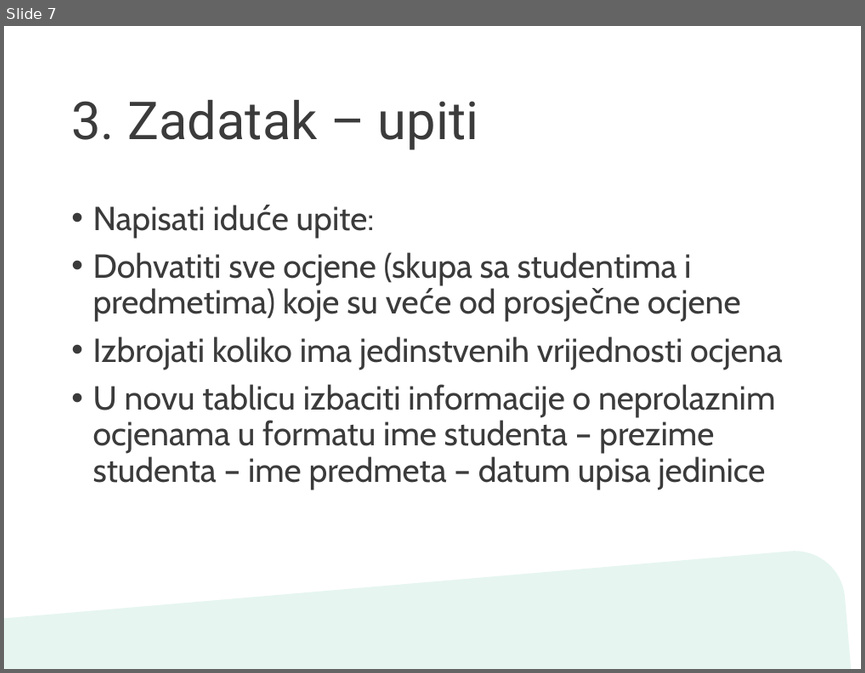
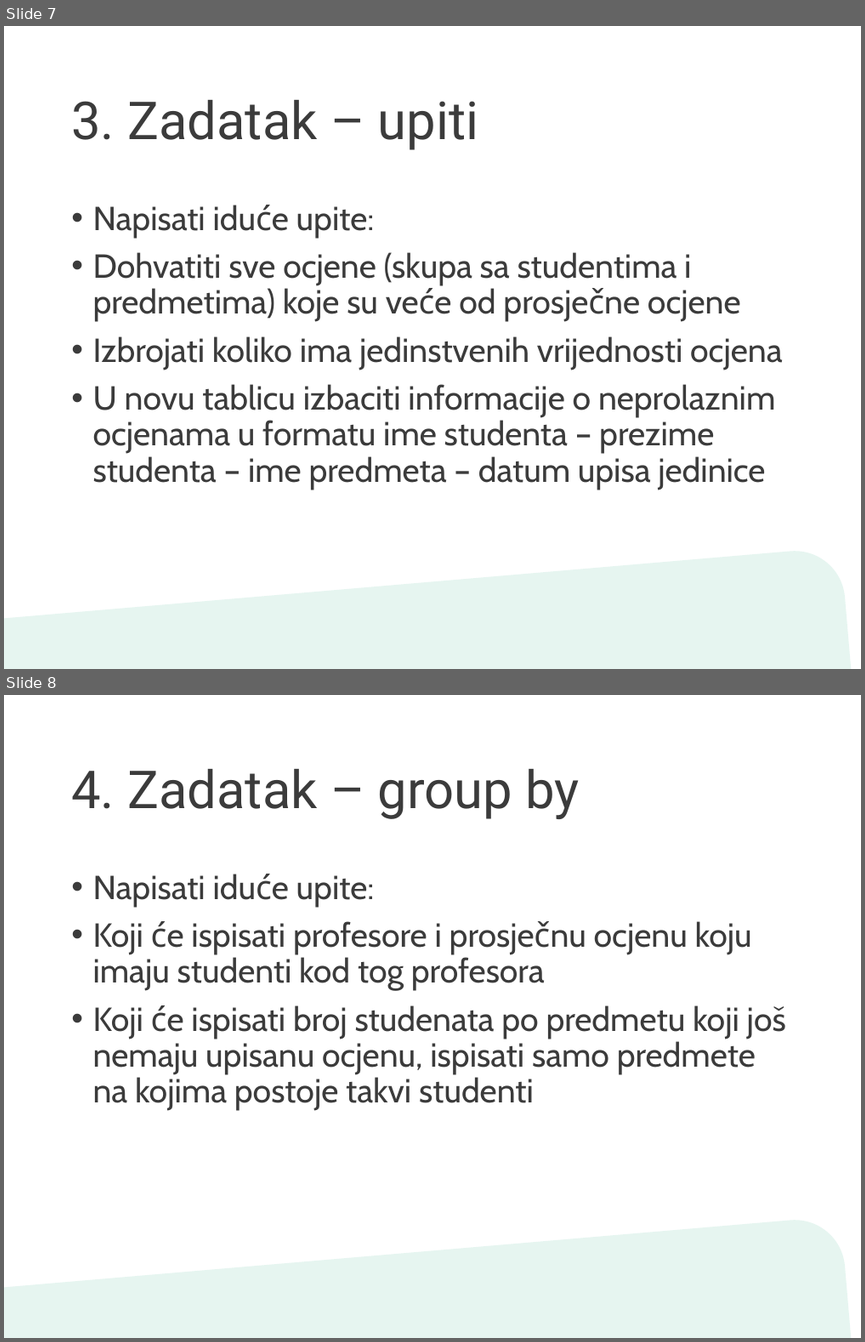
Before and after one commit to kcondic/DUMPInternship2020Sql2, a slide deck: Napredni SQL upiti.pptx. Shown one above the other, each under a label of ours: slide 7 before the commit, slides 7 and 8 after it. The pictures are 865x673 and 865x1342 pixels, drawn with LibreOffice and Linux fonts; fonts in the diff are those of the drawing; background and template pictures are left out. Boxes give left, top, right and bottom in pixels: in the first picture for what was removed or moved away, otherwise in the second. Text is boxed around its words. In the diff, an @@ line names an element or a change of style, - is before the commit and + after.

Commit message:
Added group by script

```diff
--- a/Napredni SQL upiti.pptx
+++ b/Napredni SQL upiti.pptx
@@ slide 8 added at <box>4,695,861,1338</box>, background #FFFFFF; not listed: 1 template element that a slide beside it also shows @@
@@ title added at <box>71,769,579,819</box>, 44 pt, text #3B3B3B @@
+4. Zadatak – group by
@@ text added at <box>93,875,786,1111</box>, 28 pt, text #3B3B3B @@
+• Napisati iduće upite:
+• Koji će ispisati profesore i prosječnu ocjenu koju imaju studenti kod tog profesora
+• Koji će ispisati broj studenata po predmetu koji još nemaju upisanu ocjenu, ispisati samo predmete na kojima postoje takvi studenti
```
Also in this commit, not shown: 1 other file.
